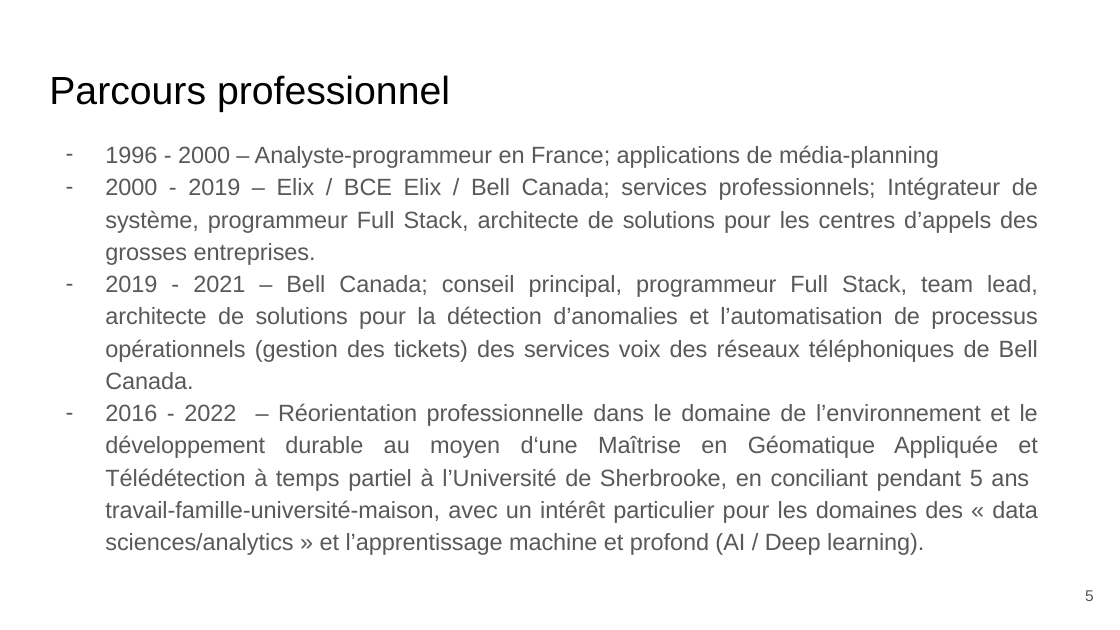
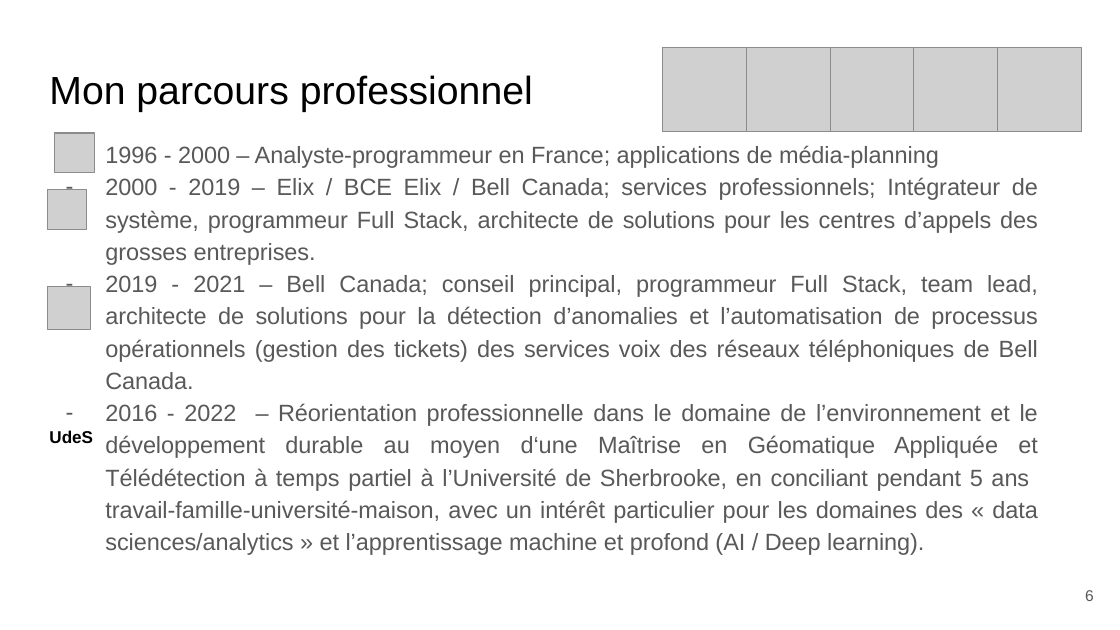
Before and after one commit to vince7lf/vince7lf.github.io, a slide deck: slide 6 of assets/Presentation CV Vincent Le Falher.pptx (slide 5 before the commit). Drawn at 1120x630 pixels with LibreOffice and Linux fonts; fonts in the diff are those of the drawing; grey boxes stand for pictures. Boxes give left, top, right and bottom in pixels: in the first picture for what was removed or moved away, otherwise in the second. Text is boxed around its words. In the diff, an @@ line names an element or a change of style, - is before the commit and + after.

```diff
--- a/assets/Presentation CV Vincent Le Falher.pptx
+++ b/assets/Presentation CV Vincent Le Falher.pptx
@@ picture added at (663,47,747,131) @@
@@ picture added at (747,47,831,131) @@
@@ picture added at (831,47,914,131) @@
@@ picture added at (914,47,998,131) @@
@@ picture added at (998,47,1082,131) @@
@@ title at (49,75,533,112): text changed @@
-Parcours professionnel
+Mon parcours professionnel
@@ picture added at (55,133,94,172) @@
@@ picture added at (47,189,86,228) @@
@@ picture added at (47,287,91,330) @@
@@ text added at (49,430,93,443), 11 pt, text #000000, bold @@
+UdeS
@@ page number at (1085,590,1094,601): text changed @@
-5
+6
```
Also in this commit, not shown: 10 other slides changed, 1 slide added, 1 other file.
